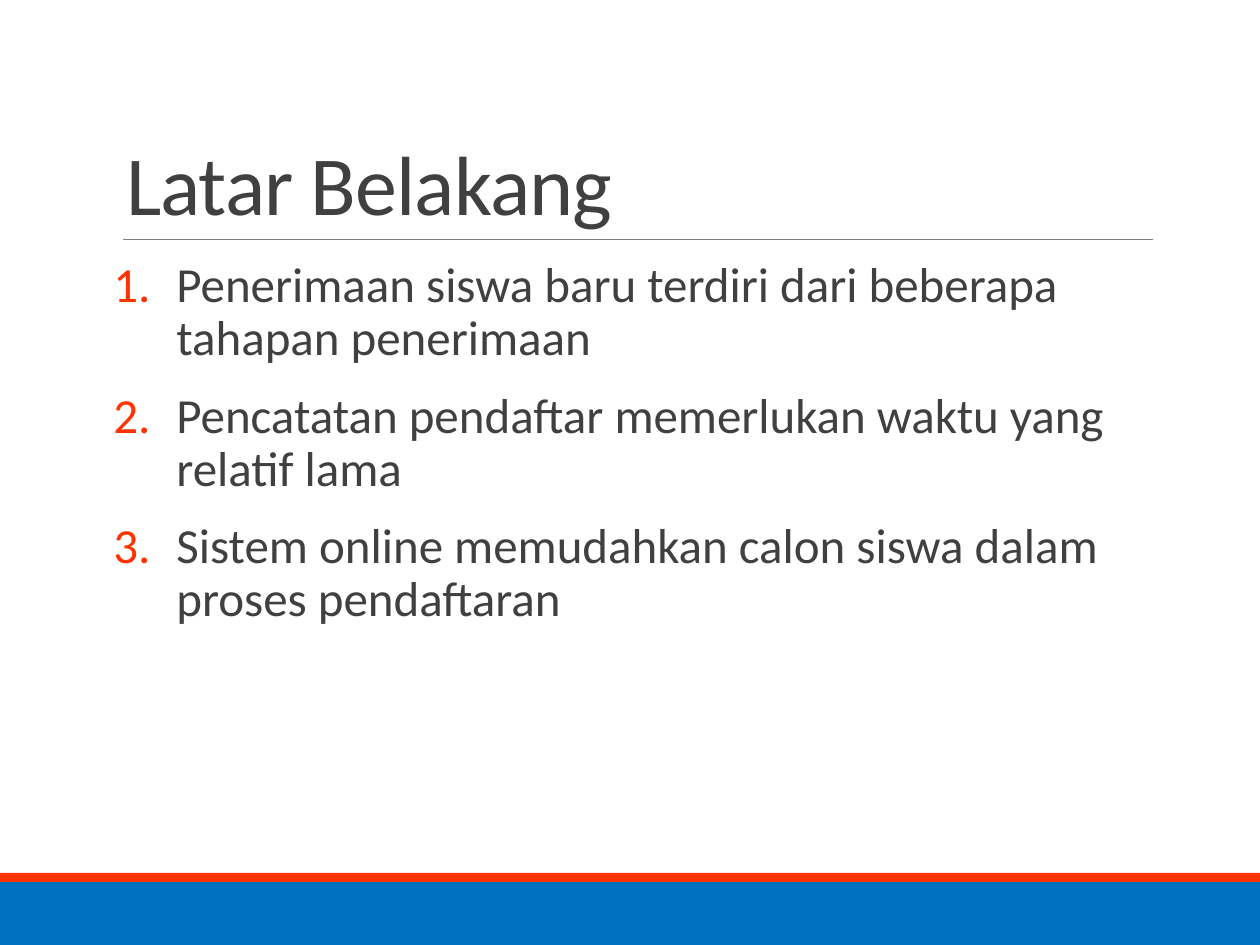
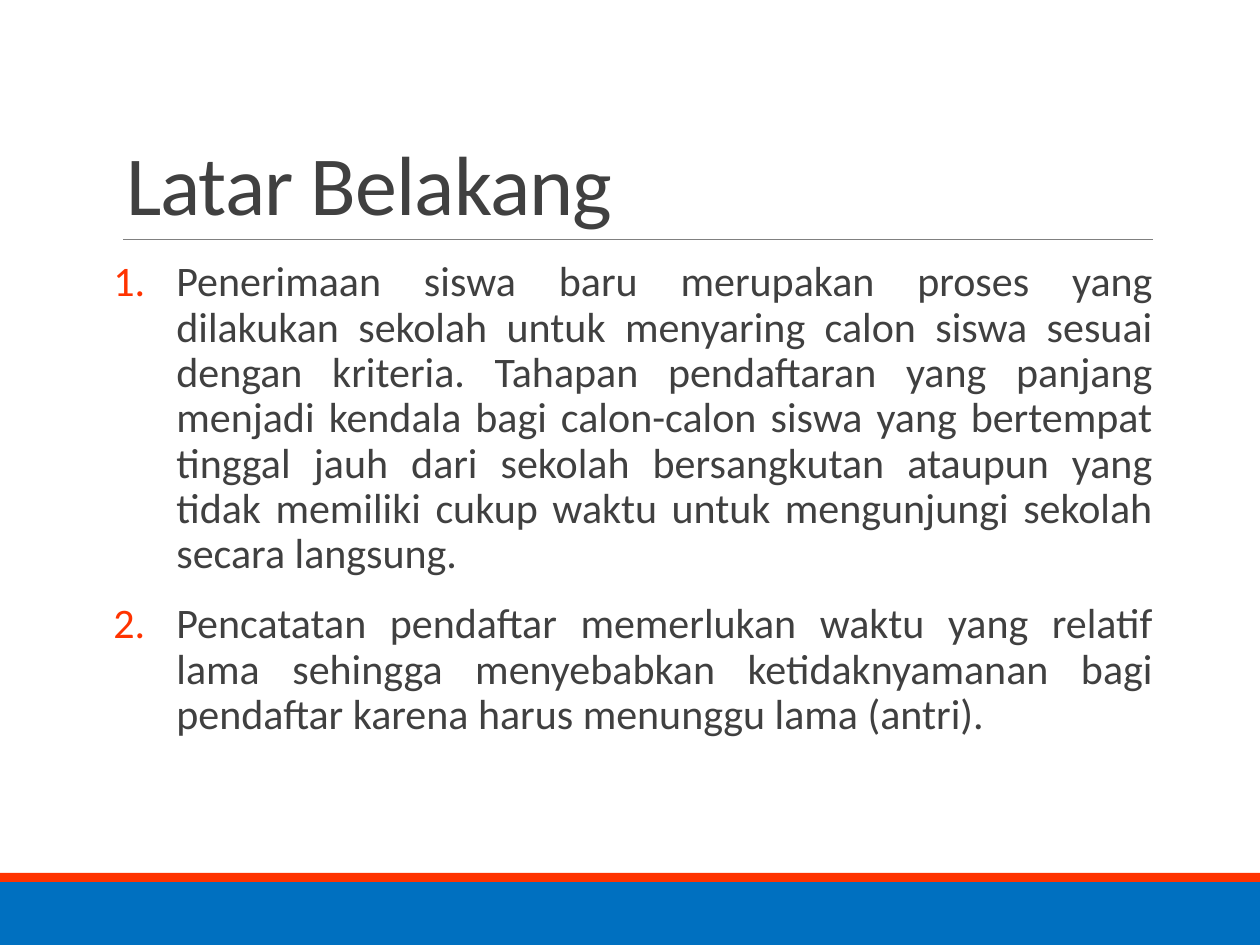
Before and after one commit to lastfantasy/tmr, a slide deck: slide 2 of TA final/TA PRESENTASI.pptx. Drawn at 1260x945 pixels with LibreOffice and Linux fonts; fonts in the diff are those of the drawing. Boxes give left, top, right and bottom in pixels: in the first picture for what was removed or moved away, otherwise in the second. Text is boxed around its words. In the diff, an @@ line names an element or a change of style, - is before the commit and + after.

Commit message:
update slide

```diff
--- a/TA final/TA PRESENTASI.pptx
+++ b/TA final/TA PRESENTASI.pptx
@@ text at (x1=176, y1=267, x2=1153, y2=736): text changed; size 28 to 24 pt @@
-1. Penerimaan siswa baru terdiri dari beberapa tahapan penerimaan
-2. Pencatatan pendaftar memerlukan waktu yang relatif lama
-3. Sistem online memudahkan calon siswa dalam proses pendaftaran
+1. Penerimaan siswa baru merupakan proses yang dilakukan sekolah untuk menyaring calon siswa sesuai dengan kriteria. Tahapan pendaftaran yang panjang menjadi kendala bagi calon-calon siswa yang bertempat tinggal jauh dari sekolah bersangkutan ataupun yang tidak memiliki cukup waktu untuk mengunjungi sekolah secara langsung.
+2. Pencatatan pendaftar memerlukan waktu yang relatif lama sehingga menyebabkan ketidaknyamanan bagi pendaftar karena harus menunggu lama (antri).
```
Also in this commit, not shown: 8 other slides changed.
